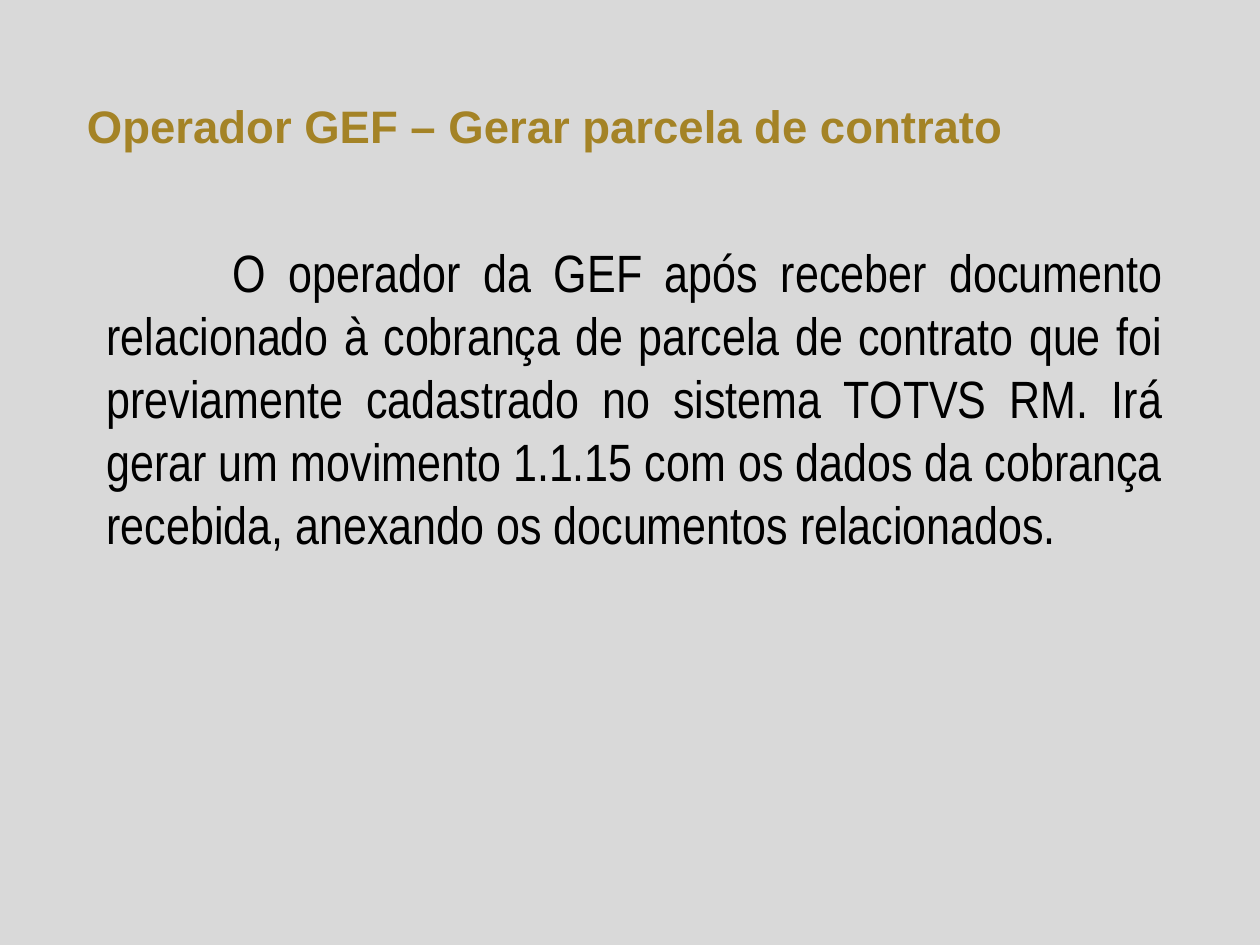
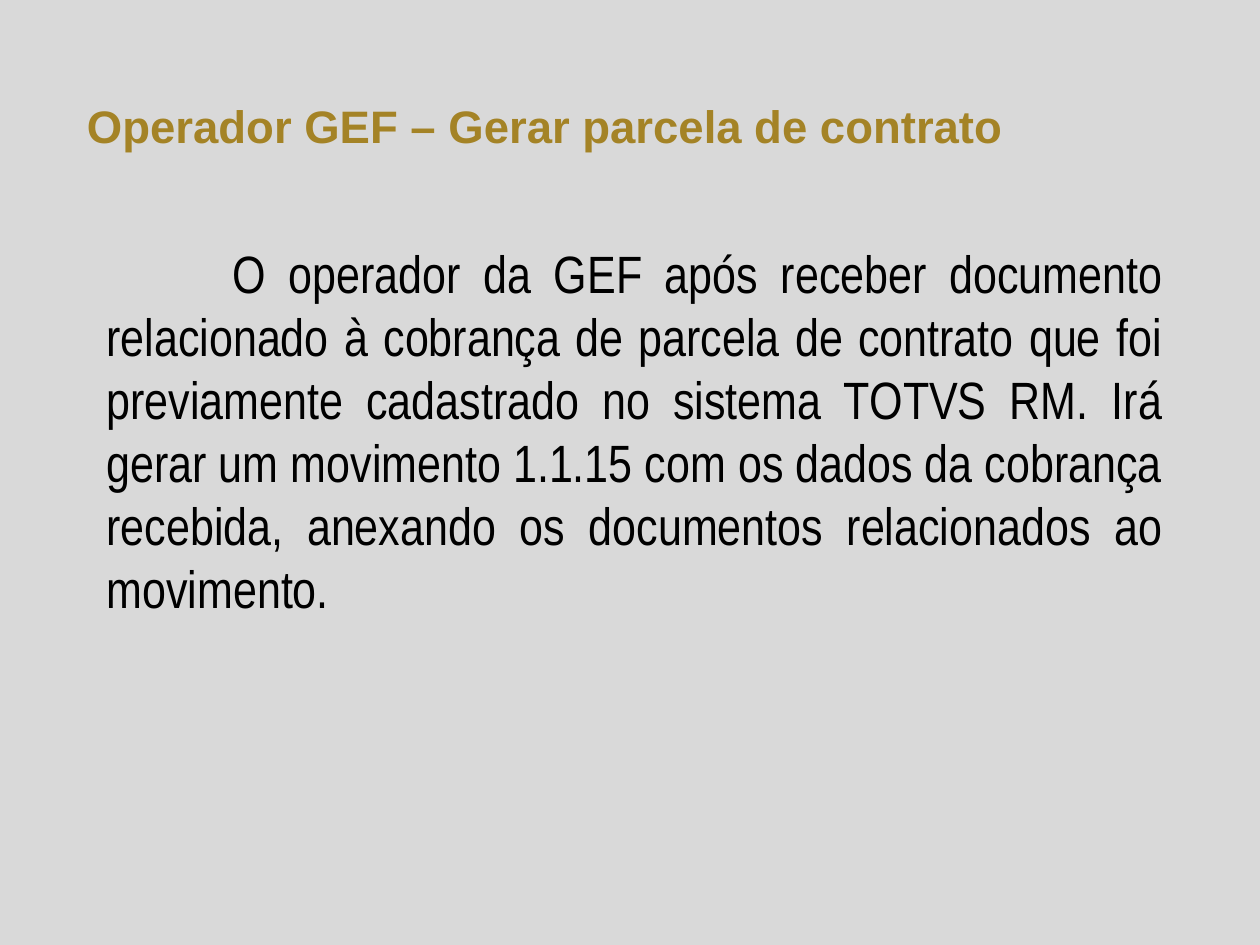
Before and after one commit to herickfreitas/Fluig_RM_ParcelaContratos, a slide deck: slide 4 of Parcelas de contratos.pptx. Drawn at 1260x945 pixels with LibreOffice and Linux fonts; fonts in the diff are those of the drawing; background and template pictures are left out. Boxes give left, top, right and bottom in pixels: in the first picture for what was removed or moved away, otherwise in the second. Text is boxed around its words. In the diff, an @@ line names an element or a change of style, - is before the commit and + after.

```diff
--- a/Parcelas de contratos.pptx
+++ b/Parcelas de contratos.pptx
@@ text at bbox=[107, 254, 1162, 609]: text changed @@
-O operador da GEF após receber documento relacionado à cobrança de parcela de contrato que foi previamente cadastrado no sistema TOTVS RM. Irá gerar um movimento 1.1.15 com os dados da cobrança recebida, anexando os documentos relacionados.
+O operador da GEF após receber documento relacionado à cobrança de parcela de contrato que foi previamente cadastrado no sistema TOTVS RM. Irá gerar um movimento 1.1.15 com os dados da cobrança recebida, anexando os documentos relacionados ao movimento.
```
Also in this commit, not shown: 3 other slides changed, 13 other files.
